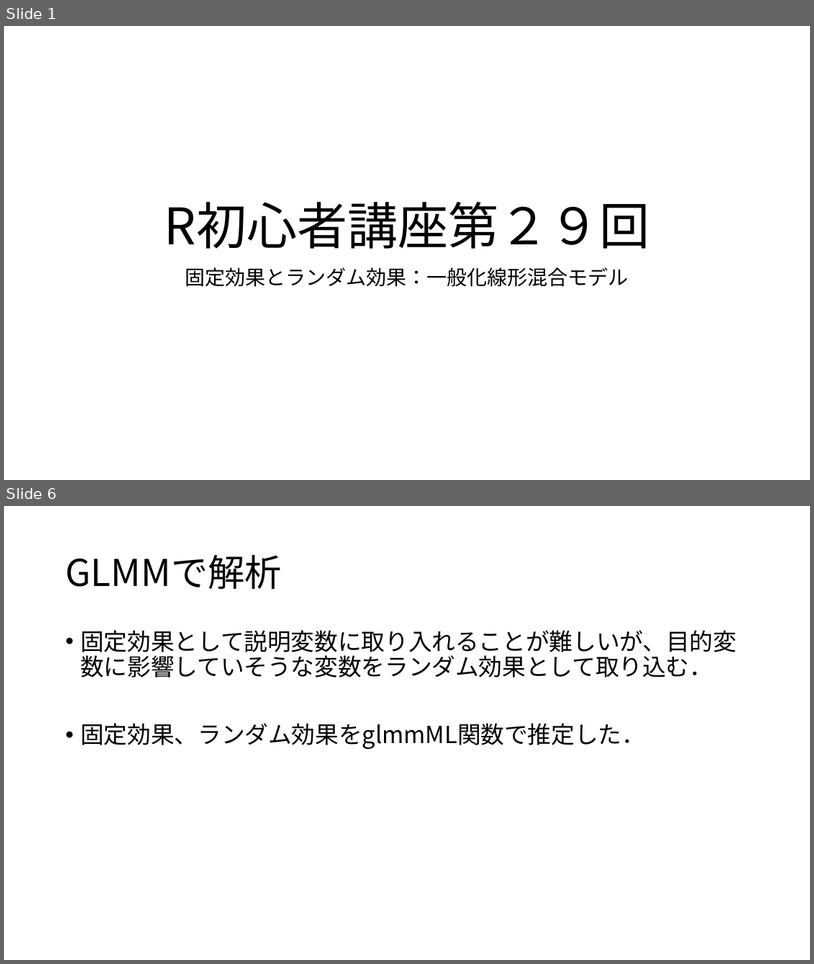
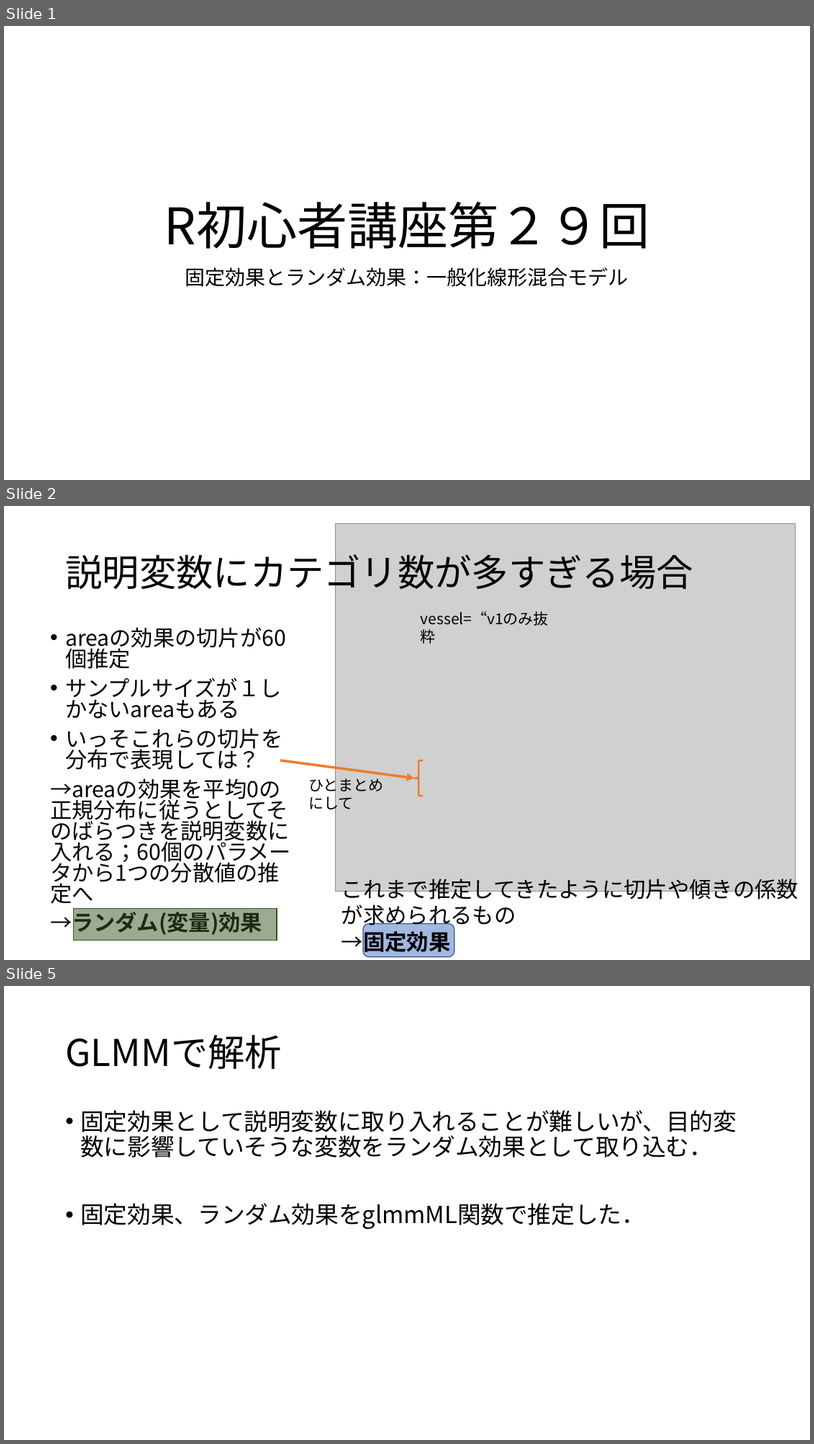
Before and after one commit to KoHMB/Shigen_kensyu_FRA, a slide deck: R/スライド/第29回.pptx. Shown one above the other, each under a label of ours: slides 1 and 6 before the commit, slides 1, 2 and 5 after it; the slides between them are not shown. The pictures are 814x964 and 814x1444 pixels, drawn with LibreOffice and Linux fonts; fonts in the diff are those of the drawing; grey boxes stand for pictures. Boxes give left, top, right and bottom in pixels: in the first picture for what was removed or moved away, otherwise in the second. Text is boxed around its words. In the diff, an @@ line names an element or a change of style, - is before the commit and + after.

```diff
--- a/R/スライド/第29回.pptx
+++ b/R/スライド/第29回.pptx
@@ slide 2 added at [4,506,810,960], background #FFFFFF @@
@@ picture added at [335,523,795,891] @@
@@ title added at [65,548,694,595], 44 pt, text #000000 @@
+説明変数にカテゴリ数が多すぎる場合
@@ text added at [421,611,549,626], 18 pt, text #000000 @@
+vessel=“v1のみ抜粋
@@ text added at [50,677,283,937], 25.9 pt, text #000000 @@
+• areaの効果の切片が60個推定
+• サンプルサイズが１しかないareaもある
+• いっそこれらの切片を分布で表現しては？
+→areaの効果を平均0の正規分布に従うとしてそのばらつきを説明変数に入れる；60個のパラメータから1つの分散値の推定へ
+→ランダム(変量)効果
@@ arrow added from (280, 760) to (415, 778), #ED7D31 3 pt @@
@@ left brace added at [415,760,423,795], outline #ED7D31 2.25 pt @@
@@ text added at [309,775,384,812], 18 pt, text #000000 @@
+ひとまとめにして
@@ text added at [342,875,799,955], 26 pt, text #000000 @@
+これまで推定してきたように切片や傾きの係数が求められるもの
+→固定効果
@@ rectangle added at [74,908,277,940], fill #385723 at 50% opacity, outline #385723 1 pt @@
@@ rounded rectangle added at [363,924,455,957], fill #4472C4 at 50% opacity, outline #325491 1 pt @@
@@ what was slide 6 is now slide 5 @@
```
Also in this commit, not shown: 2 slides changed, 2 slides removed, 7 other files.
